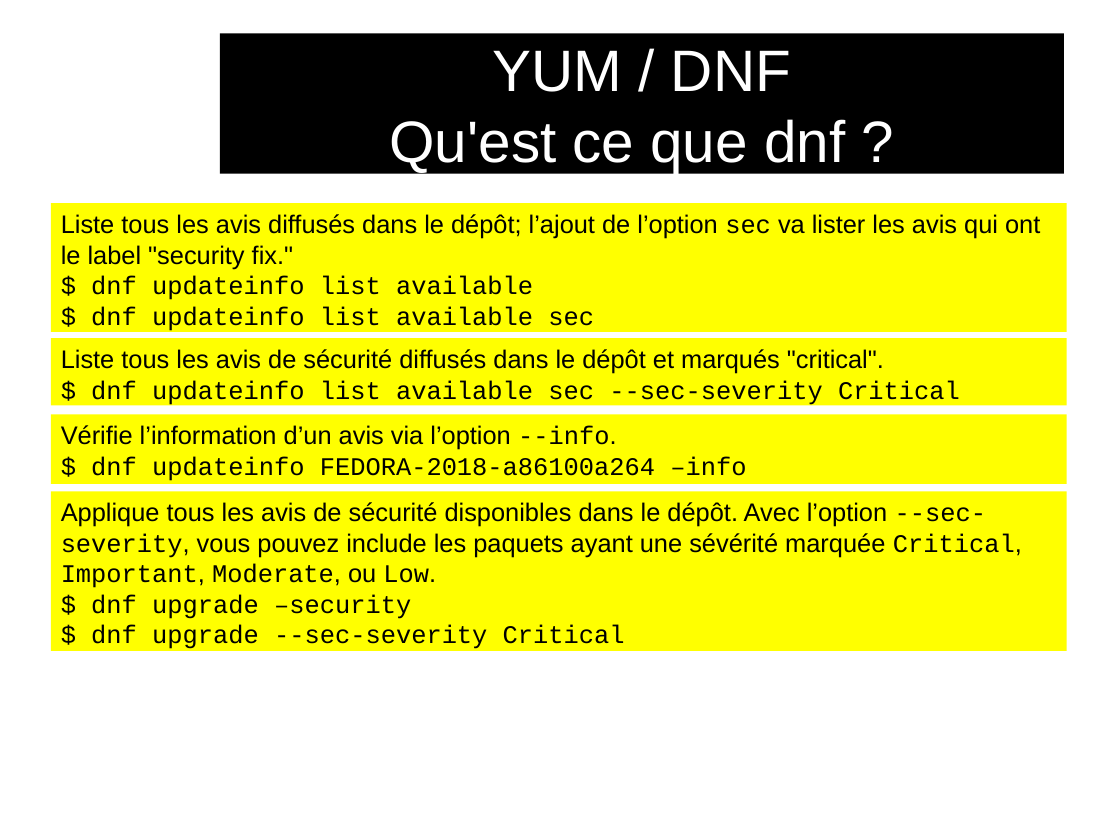
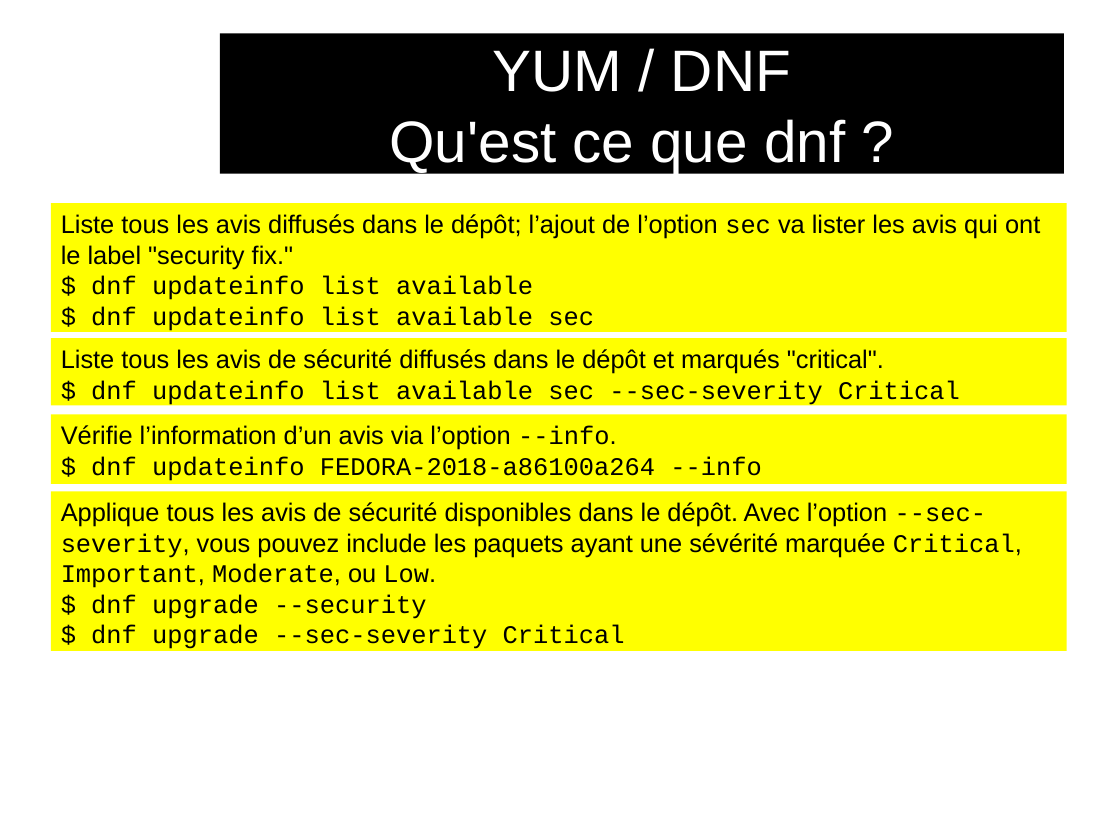
Before and after one commit to audinux/audinux.github.io, a slide deck: slide 7 of workshop/rpm/rpm.odp. Drawn at 1120x840 pixels with LibreOffice and Linux fonts; fonts in the diff are those of the drawing; background and template pictures are left out. Boxes give left, top, right and bottom in pixels: in the first picture for what was removed or moved away, otherwise in the second. Text is boxed around its words. In the diff, an @@ line names an element or a change of style, - is before the commit and + after.

```diff
--- a/workshop/rpm/rpm.odp
+++ b/workshop/rpm/rpm.odp
@@ text in rectangle at [91, 456, 761, 481]: text changed @@
-$ dnf updateinfo FEDORA-2018-a86100a264 –info
+$ dnf updateinfo FEDORA-2018-a86100a264 --info
@@ text in rectangle at [91, 594, 426, 619]: text changed @@
-$ dnf upgrade –security
+$ dnf upgrade --security
```
Also in this commit, not shown: 10 other slides changed, 1 slide added, 2 other files.
